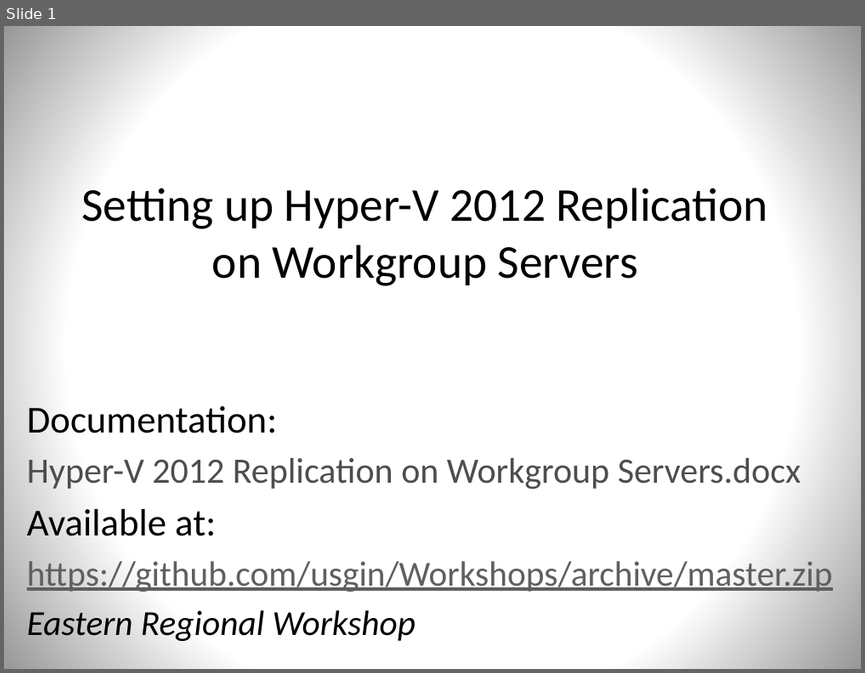
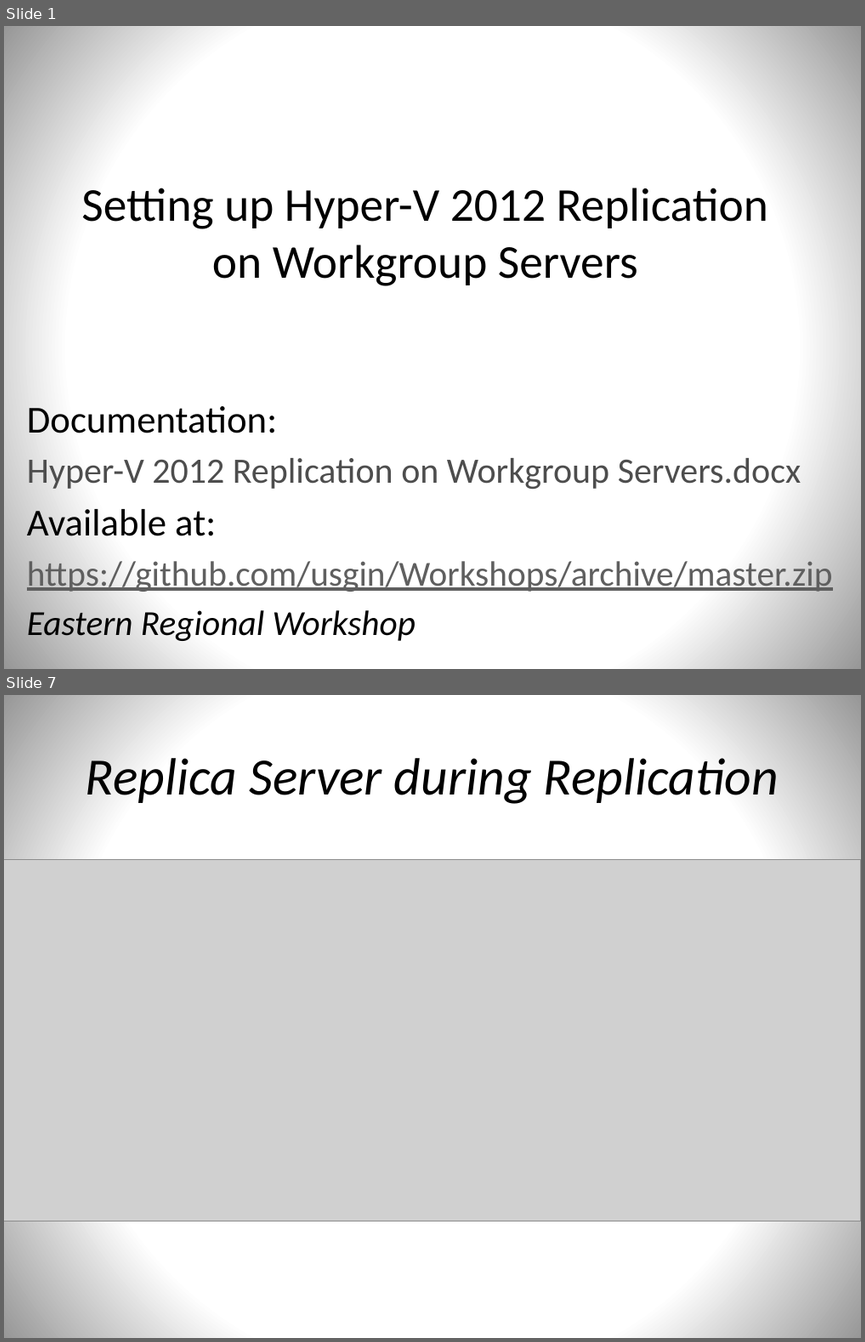
Before and after one commit to usgin/Workshops, a slide deck: EasternRegionalWorkshop/Hyper-V.pptx. Shown one above the other, each under a label of ours: slide 1 before the commit, slides 1 and 7 after it; the slides between them are not shown. The pictures are 865x673 and 865x1342 pixels, drawn with LibreOffice and Linux fonts; fonts in the diff are those of the drawing; grey boxes stand for pictures. Boxes give left, top, right and bottom in pixels: in the first picture for what was removed or moved away, otherwise in the second. Text is boxed around its words. In the diff, an @@ line names an element or a change of style, - is before the commit and + after.

```diff
--- a/EasternRegionalWorkshop/Hyper-V.pptx
+++ b/EasternRegionalWorkshop/Hyper-V.pptx
@@ slide 7 added at [4,695,861,1338], background gradient #FFFFFF to #979797 @@
@@ title added at [86,751,778,804], 44 pt, text #000000, italic @@
+Replica Server during Replication
@@ picture added at [4,860,861,1221] @@
```
Also in this commit, not shown: 4 slides changed, 1 other slide added, 2 slides removed.
